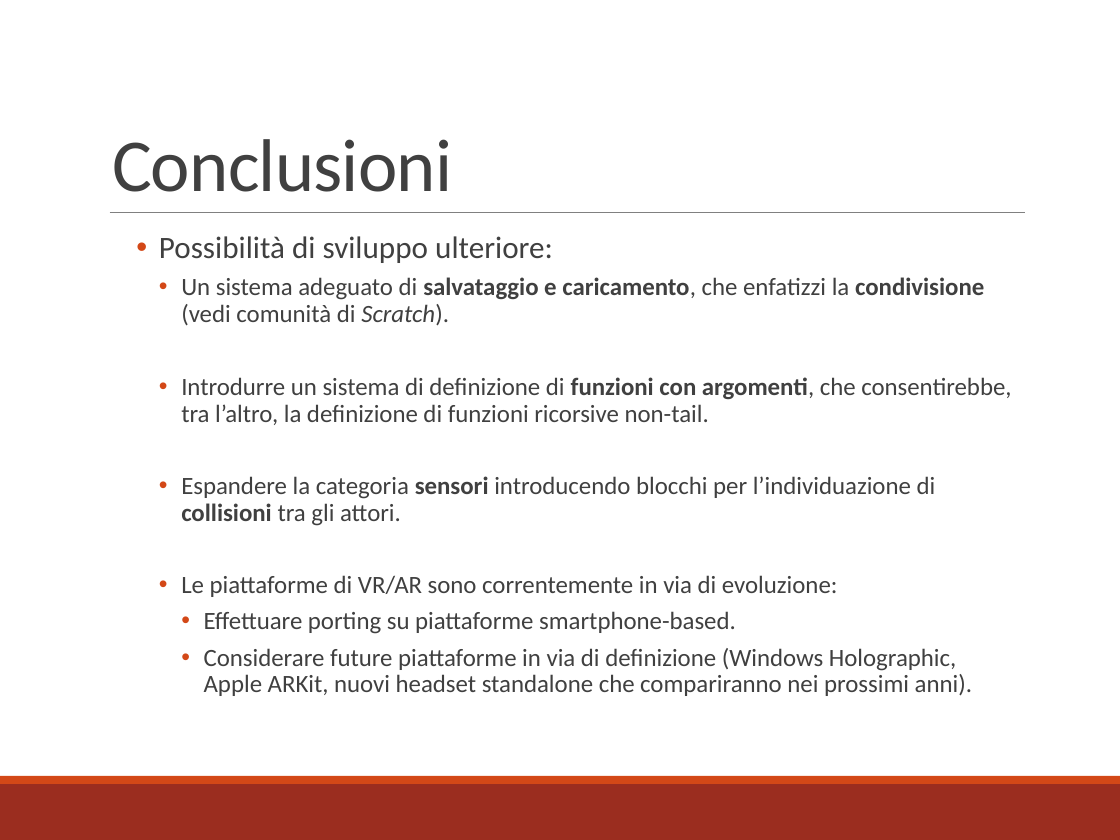
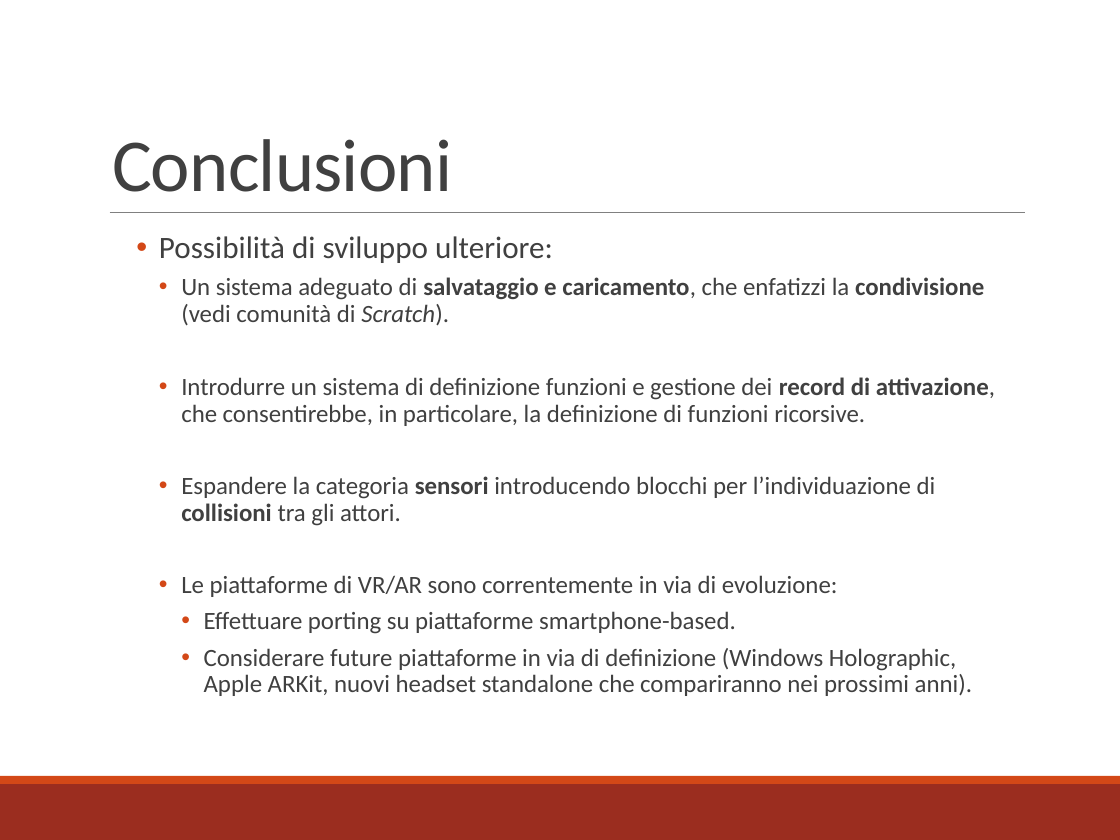
Before and after one commit to mbosc/scartch, a slide deck: slide 24 of Presentazione.pptx. Drawn at 1120x840 pixels with LibreOffice and Linux fonts; fonts in the diff are those of the drawing. Boxes give left, top, right and bottom in pixels: in the first picture for what was removed or moved away, otherwise in the second. Text is boxed around its words. In the diff, an @@ line names an element or a change of style, - is before the commit and + after.

Commit message:
Modifiche?

```diff
--- a/Presentazione.pptx
+++ b/Presentazione.pptx
@@ text at (181, 377, 995, 426): text changed @@
-    • Introdurre un sistema di definizione di funzioni con argomenti, che consentirebbe, tra l’altro, la definizione di funzioni ricorsive non-tail.
+    • Introdurre un sistema di definizione funzioni e gestione dei record di attivazione, che consentirebbe, in particolare, la definizione di funzioni ricorsive.
```
